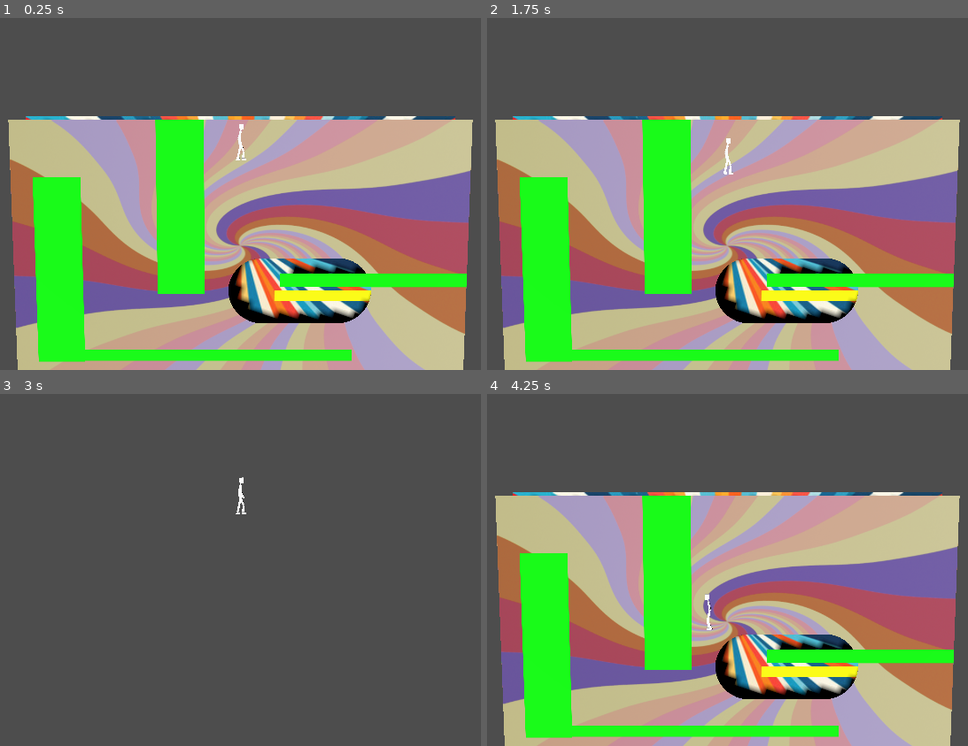
Above: before the commit, frames 1-4 (two rows, left to right).
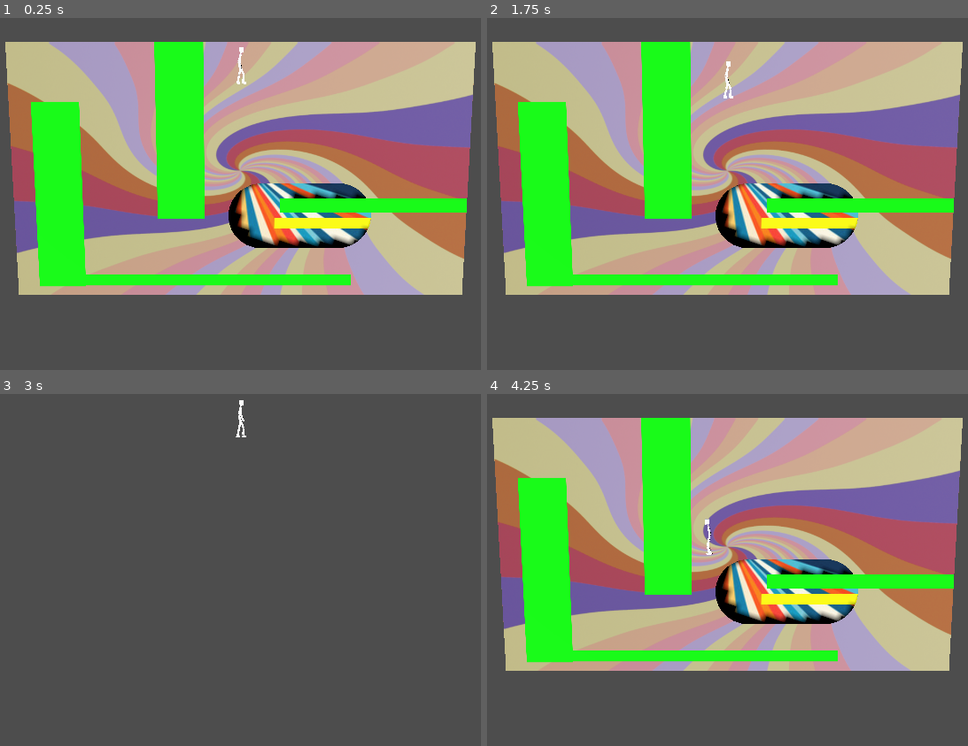
Above: after the commit, the same moments.

Repository: nathanialf/GroovyPictureBook
Game: Godot game, scene res://game.tscn
The game is run twice, just before and just after one commit, with the same random seed, the same clock (stepped at 60 frames per second) and the same inputs.
Inputs:
- Up to frame 1 (0.25 s): no input
- Up to frame 2 (1.75 s): tap Enter at 0.5 s; hold D (Move right) 0.53-1.28 s; tap R at 0.6, 1.35 s; tap W (Jump) at 0.77, 1.52 s; hold Up (Page backward) from 1.28 s (still down)
- Up to frame 3 (3 s): tap Space at 2 s; release Up (Page backward) at 2.03 s; hold D (Move right) 2.03-2.78 s; tap R at 2.1, 2.85 s; hold Down (Page forward) from 2.78 s (still down)
- Up to frame 4 (4.25 s): tap W (Jump) at 3.02, 3.77 s; tap Enter at 3.5 s; release Down (Page forward) at 3.53 s; hold A (Move left) from 3.53 s (still down); tap R at 3.6 s

The runs differ from the first frame. In frame 1, 80% of the frame differs, in the area x 1-99%, y 6-100%; in frame 2, 80%; in frame 3, 0.2%; in frame 4, 80%.

Commit message:
Consolidate page background into Page class

Diff:
--- a/game.tscn
+++ b/game.tscn
@@ -17,7 +17,7 @@
 transform = Transform3D(-1.0927847e-08, 0, 0.25, 0, 0.25, 0, -0.25, 0, -1.0927847e-08, 0, 0, 0)
 
 [node name="Camera3D" type="Camera3D" parent="." unique_id=10132499]
-transform = Transform3D(1, 0, 0, 0, 0.99245226, 0.12263152, 0, -0.12263152, 0.99245226, 0.96, 0.1715796, 3.1477735)
+transform = Transform3D(1, 0, 0, 0, 0.9837068, 0.1797809, 0, -0.1797809, 0.9837068, 0.96, 0.038461566, 3.148)
 current = true
 fov = 29.3
 size = 1.3631029
--- a/page.gd
+++ b/page.gd
@@ -4,8 +4,12 @@
 extends Node2D
 
 @export var page_color: Color = Color.GREEN
+@export var page_background: Texture2D:
+	set(value): __page_background.page_texture = value
+	get(): return __page_background.page_texture
 
 var __player_character: CharacterBody2D
+var __page_background := PageBackground.new()
 
 var is_active_page := false:
 	set(value):
@@ -20,6 +24,8 @@
 		__player_character = load("res://player_character.tscn").instantiate()
 		add_child(__player_character)
 		__player_character.position = Vector2(1920/2.0, 0)
+
+	add_child(__page_background)
 
 func get_player_state() -> PagePlayerState:
 	var pps := PagePlayerState.new()
--- a/page_background.gd
+++ b/page_background.gd
@@ -49,15 +49,16 @@
 	__page_material.set_shader_parameter("page_tex", page_texture)
 	__polygon.texture = page_texture
 
-	var tex_size := page_texture.get_size()
-	var uv_w := 1920 * (tex_size.x / 1920) * 2
-	var uv_h := 1080 * (tex_size.y / 1080) * 2
-	var uv := PackedVector2Array()
-	uv.append(Vector2(0, 0))
-	uv.append(Vector2(uv_w, 0))
-	uv.append(Vector2(uv_w, uv_h))
-	uv.append(Vector2(0, uv_h))
-	__polygon.uv = uv
+	if page_texture:
+		var tex_size := page_texture.get_size()
+		var uv_w := tex_size.x * 2
+		var uv_h := tex_size.y * 2
+		var uv := PackedVector2Array()
+		uv.append(Vector2(0, 0))
+		uv.append(Vector2(uv_w, 0))
+		uv.append(Vector2(uv_w, uv_h))
+		uv.append(Vector2(0, uv_h))
+		__polygon.uv = uv
 
 func get_page() -> Page:
 	return get_parent()
--- a/pages/page1_test.tscn
+++ b/pages/page1_test.tscn
@@ -2,7 +2,6 @@
 
 [ext_resource type="Script" uid="uid://1t6pghxubui0" path="res://page.gd" id="1_be057"]
 [ext_resource type="Script" uid="uid://ct6uppvyratyn" path="res://page_wall.gd" id="2_be057"]
-[ext_resource type="Script" uid="uid://kkwfgmfe4la0" path="res://page_background.gd" id="2_o8wol"]
 [ext_resource type="Texture2D" uid="uid://cqemjdg0ujnfs" path="res://patterns/psttern_3.png" id="3_0svsi"]
 [ext_resource type="Script" uid="uid://c6uyhv5ax61qe" path="res://page_hole.gd" id="4_gm8eh"]
 
@@ -21,12 +20,8 @@
 
 [node name="Page1Test" type="Node2D" unique_id=1877032122]
 script = ExtResource("1_be057")
+page_background = ExtResource("3_0svsi")
 metadata/_custom_type_script = "uid://1t6pghxubui0"
-
-[node name="PageBackground" type="Node2D" parent="." unique_id=1058938801]
-script = ExtResource("2_o8wol")
-page_texture = ExtResource("3_0svsi")
-metadata/_custom_type_script = "uid://kkwfgmfe4la0"
 
 [node name="PageWall" type="StaticBody2D" parent="." unique_id=1622899687]
 position = Vector2(837, 1014)
--- a/pages/page2_test.tscn
+++ b/pages/page2_test.tscn
@@ -2,7 +2,6 @@
 
 [ext_resource type="Script" uid="uid://1t6pghxubui0" path="res://page.gd" id="1_hre08"]
 [ext_resource type="Script" uid="uid://ct6uppvyratyn" path="res://page_wall.gd" id="2_68gdu"]
-[ext_resource type="Script" uid="uid://kkwfgmfe4la0" path="res://page_background.gd" id="2_yra41"]
 [ext_resource type="Texture2D" uid="uid://wby8w1ftit4c" path="res://patterns/240_F_1627967903_EThzw96k8FJTjIDZHupQaEvwfzLUzUad.jpg" id="3_yra41"]
 
 [sub_resource type="RectangleShape2D" id="RectangleShape2D_1q5re"]
@@ -11,12 +10,8 @@
 [node name="Page2Test" type="Node2D" unique_id=1659456041]
 script = ExtResource("1_hre08")
 page_color = Color(1, 1, 0, 1)
+page_background = ExtResource("3_yra41")
 metadata/_custom_type_script = "uid://1t6pghxubui0"
-
-[node name="PageBackground" type="Node2D" parent="." unique_id=1732633900]
-script = ExtResource("2_yra41")
-page_texture = ExtResource("3_yra41")
-metadata/_custom_type_script = "uid://kkwfgmfe4la0"
 
 [node name="PageWall" type="StaticBody2D" parent="." unique_id=267178102]
 position = Vector2(1415, 825)
